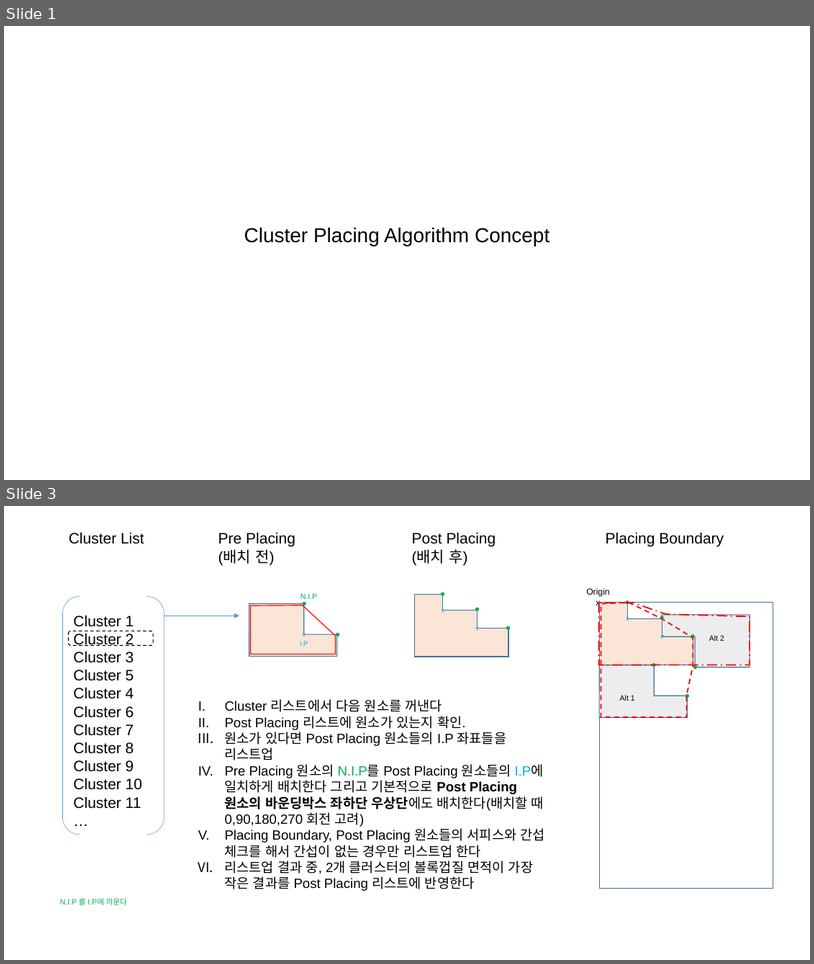
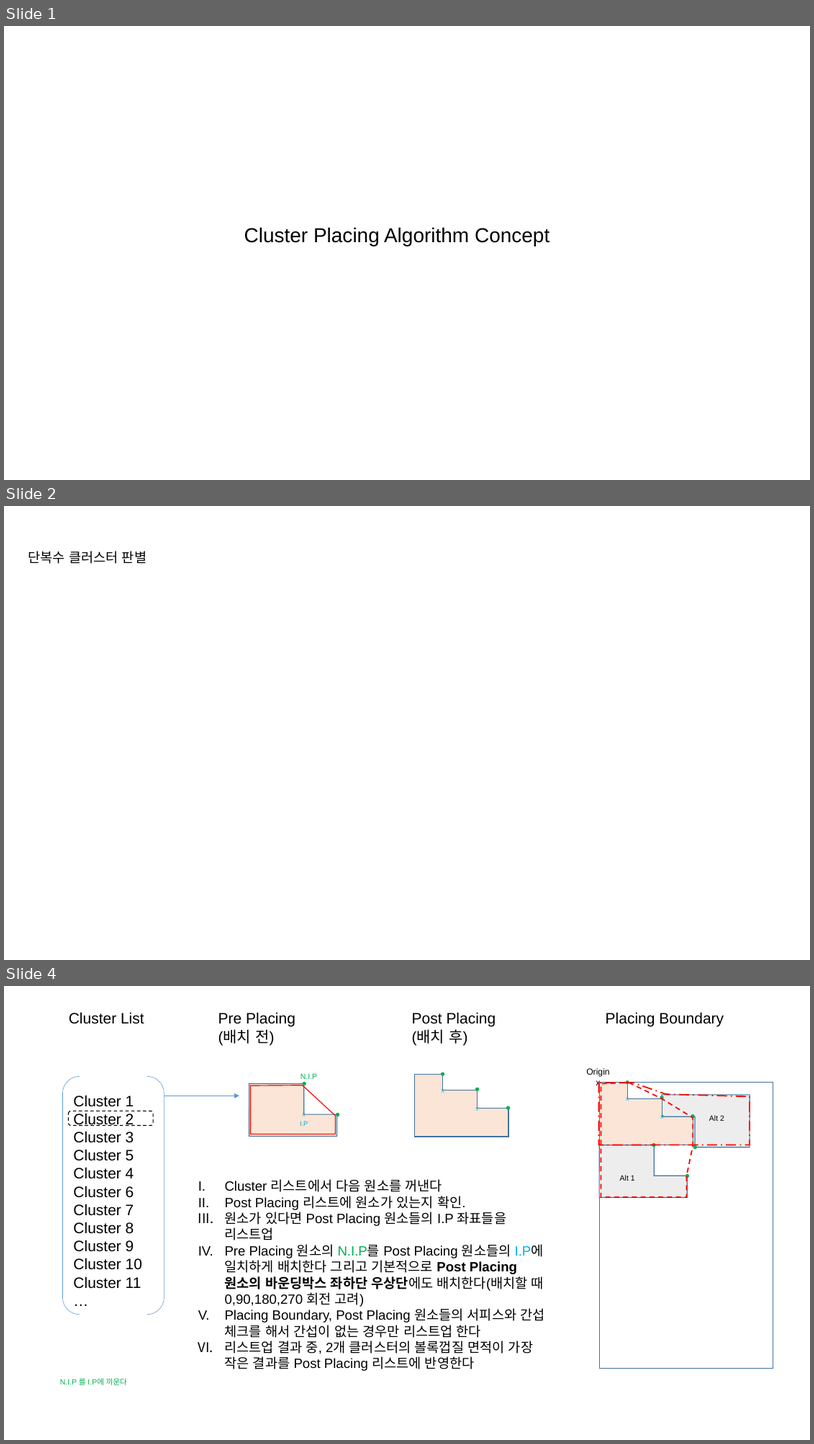
Before and after one commit to hnanmal/mQ, a slide deck: hecBidding/20210903_ClusterPlacing Algorithm.pptx. Shown one above the other, each under a label of ours: slides 1 and 3 before the commit, slides 1, 2 and 4 after it; the slides between them are not shown. The pictures are 814x964 and 814x1444 pixels, drawn with LibreOffice and Linux fonts; fonts in the diff are those of the drawing. Boxes give left, top, right and bottom in pixels: in the first picture for what was removed or moved away, otherwise in the second. Text is boxed around its words. In the diff, an @@ line names an element or a change of style, - is before the commit and + after.

```diff
--- a/hecBidding/20210903_ClusterPlacing Algorithm.pptx
+++ b/hecBidding/20210903_ClusterPlacing Algorithm.pptx
@@ slide 2 added at (4,506,810,960), background #FFFFFF @@
@@ text added at (28,551,147,564), 16 pt, text #000000 @@
+단복수 클러스터 판별
@@ what was slide 3 is now slide 4 @@
```
Also in this commit, not shown: 1 slide changed, 2 other files.
